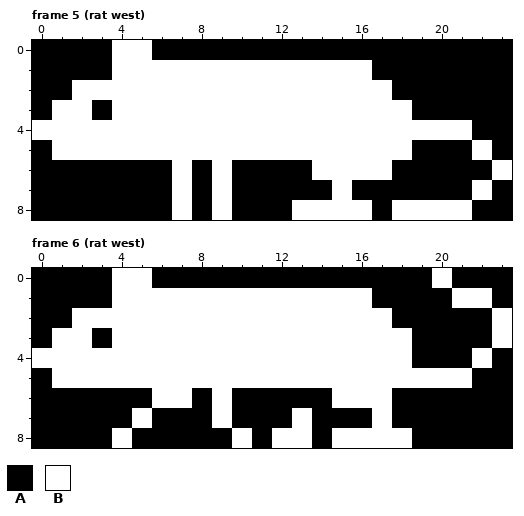
Edited in one commit: pixel-art file (References/nasties 21x9 01.aseprite). Above is the file before it was changed.
24x9 pixels, 6 frames. Shown: frame 5 (rat west), frame 6 (rat west). The commit also changed other frames, which this record leaves out.
Palette (. is transparent): A #000000  B #ffffff
Pixels before, frame 5 (rat west), first column x 0:
0 AAAABBAAAAAAAAAAAAAAAAAA
1 AAAABBBBBBBBBBBBBAAAAAAA
2 AABBBBBBBBBBBBBBBBAAAAAA
3 ABBABBBBBBBBBBBBBBBAAAAA
4 BBBBBBBBBBBBBBBBBBBBBBAA
5 ABBBBBBBBBBBBBBBBBBAAABA
6 AAAAAAABABAAAABBBBAAAAAB
7 AAAAAAABABAAAAABAAAAAABA
8 AAAAAAABABAAABBBBABBBBAA
Pixels before, frame 6 (rat west), first column x 0:
0 AAAABBAAAAAAAAAAAAAABAAA
1 AAAABBBBBBBBBBBBBAAAABBA
2 AABBBBBBBBBBBBBBBBAAAAAB
3 ABBABBBBBBBBBBBBBBBAAAAB
4 BBBBBBBBBBBBBBBBBBBAAABA
5 ABBBBBBBBBBBBBBBBBBBBBAA
6 AAAAAABBABAAAAABBBAAAAAA
7 AAAAABAAABAAABAAABAAAAAA
8 AAAABAAAAABABBABBBBAAAAA
After:
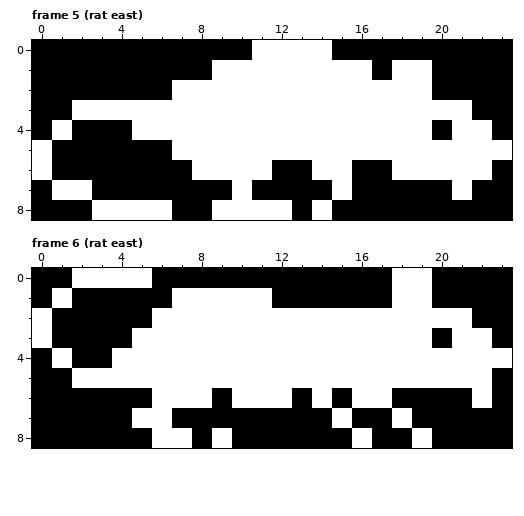
What changed:
Changed rows in their new state; - is an unchanged pixel.
Frame 5 (rat east):
first column x 0:
0 ----AA-----BBBB---------
1 ----AAAAA---------BB----
2 --AAAAA-----------BB----
3 -A-B---------------BBB--
4 A-AAA---------------A-B-
5 BAAAAAA------------BBB-B
6 B------AB-BB----AABBBBBA
7 -BB----A-AB----------BA-
8 ---BBBBA--BBBA-AA-AAAA--
Frame 6 (rat east):
first column x 0:
0 --BB--------------BBA---
1 -B--AAA-----AAAAA-BB-AA-
2 B-AAAA------------BBBB-A
3 BAA-A--------------B-BBA
4 A-AA---------------BBB-B
5 -A--------------------B-
6 --------BABBB-BA------B-
7 ------B--A---A-B-AB-----
8 ----A-BB-BA-AA-A-AAB----
